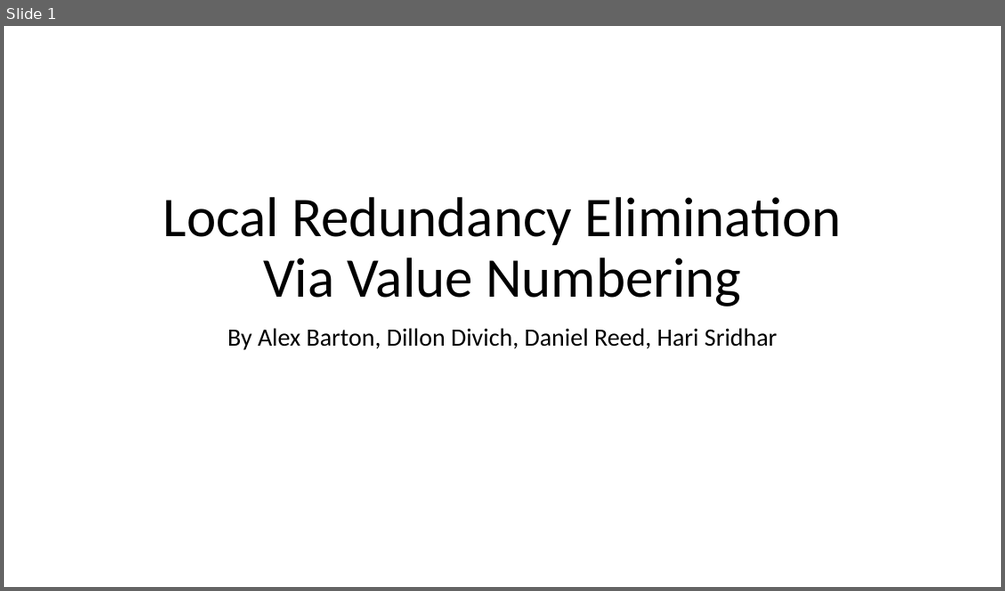
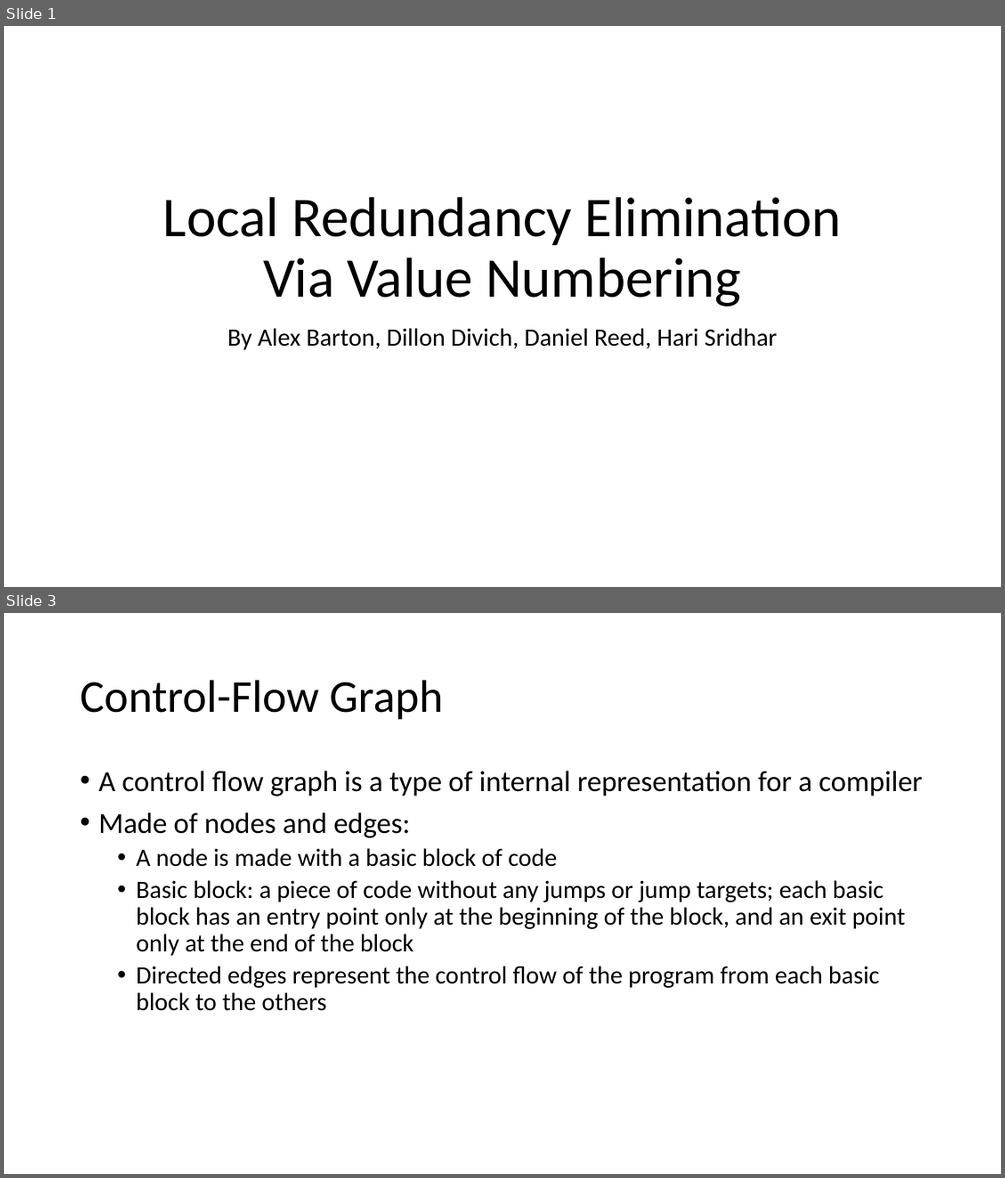
Before and after one commit to dreed4/cs4100-Compiler_Design-Proj4, a slide deck: Compiler Project 4 presentation.pptx. Shown one above the other, each under a label of ours: slide 1 before the commit, slides 1 and 3 after it; the slides between them are not shown. The pictures are 1005x591 and 1005x1178 pixels, drawn with LibreOffice and Linux fonts; fonts in the diff are those of the drawing. Boxes give left, top, right and bottom in pixels: in the first picture for what was removed or moved away, otherwise in the second. Text is boxed around its words. In the diff, an @@ line names an element or a change of style, - is before the commit and + after.

```diff
--- a/Compiler Project 4 presentation.pptx
+++ b/Compiler Project 4 presentation.pptx
@@ slide 3 added at <box>4,613,1001,1174</box>, background #FFFFFF @@
@@ title added at <box>80,680,444,720</box>, 44 pt, text #000000 @@
+Control-Flow Graph
@@ text added at <box>98,771,922,1011</box>, 24 pt, text #000000 @@
+• A control flow graph is a type of internal representation for a compiler
+• Made of nodes and edges:
+  • A node is made with a basic block of code
+  • Basic block: a piece of code without any jumps or jump targets; each basic block has an entry point only at the beginning of the block, and an exit point only at the end of the block
+  • Directed edges represent the control flow of the program from each basic block to the others
```
Also in this commit, not shown: 1 slide changed, 7 other slides added.
